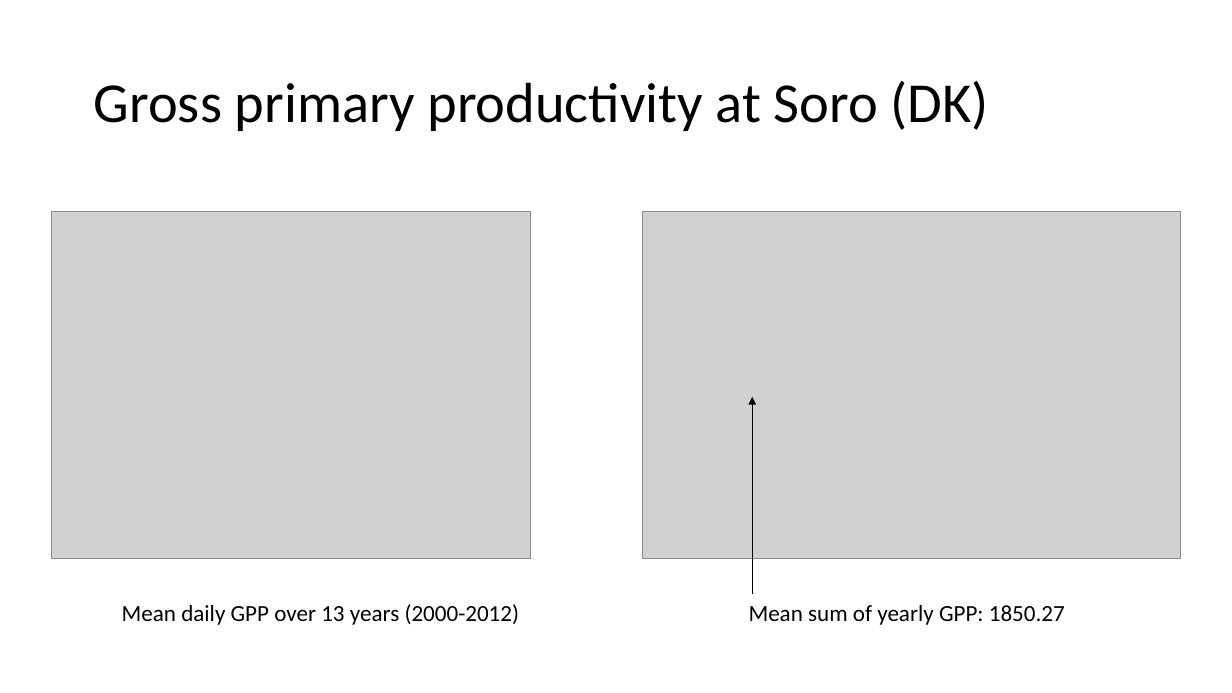
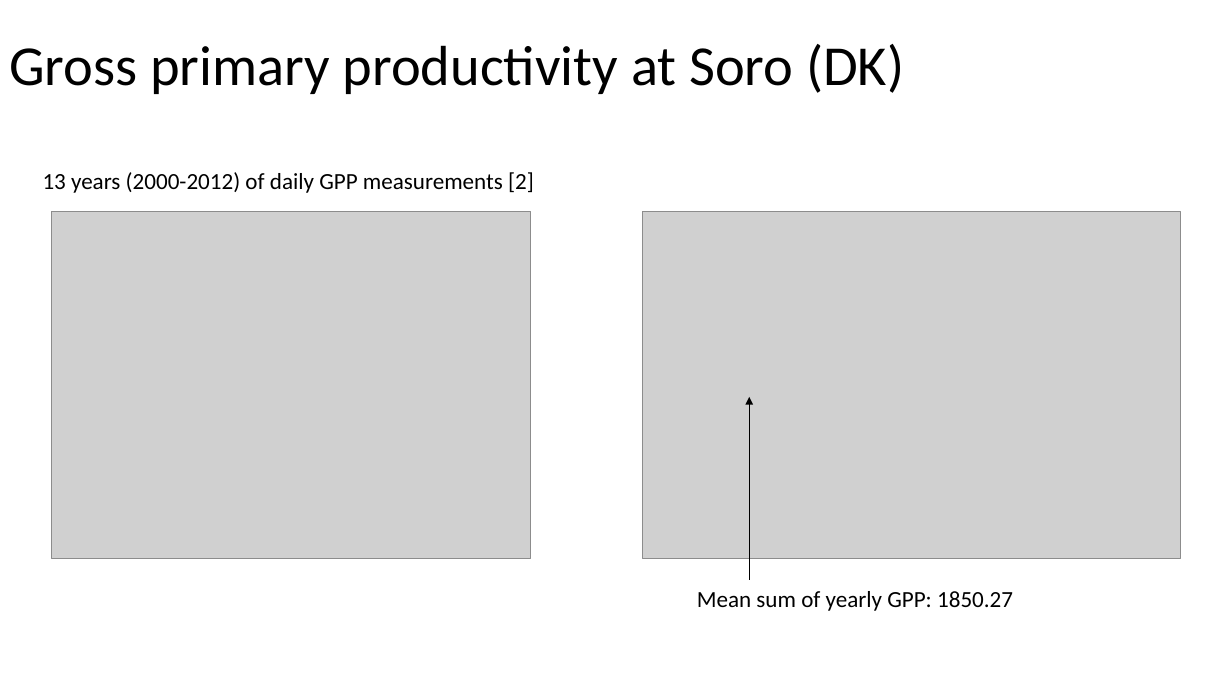
Before and after one commit to MWesselkamp/Intern_MPI_Jena, a slide deck: slide 3 of presentation/presi.pptx (slide 2 before the commit). Drawn at 1232x693 pixels with LibreOffice and Linux fonts; fonts in the diff are those of the drawing; grey boxes stand for pictures. Boxes give left, top, right and bottom in pixels: in the first picture for what was removed or moved away, otherwise in the second. Text is boxed around its words. In the diff, an @@ line names an element or a change of style, - is before the commit and + after.

```diff
--- a/presentation/presi.pptx
+++ b/presentation/presi.pptx
@@ title "Gross primary productivity at Soro ...": place and size @@
-title "Gross primary productivity at Soro ..." at (94,81,989,131)
+title "Gross primary productivity at Soro ..." at (9,44,904,94)
@@ text at (43,172,534,193): text changed @@
-Mean daily GPP over 13 years (2000-2012)
+13 years (2000-2012) of daily GPP measurements [2]
@@ arrow moved from (752, 594) - (752, 397) to (750, 580) - (750, 397) @@
@@ text "Mean sum of yearly GPP: ...": place and size @@
-text "Mean sum of yearly GPP: ..." at (749,605,1065,625)
+text "Mean sum of yearly GPP: ..." at (697,591,1013,611)
```
Also in this commit, not shown: 4 other slides changed, 8 slides added, 4 slides removed, 14 other files.
